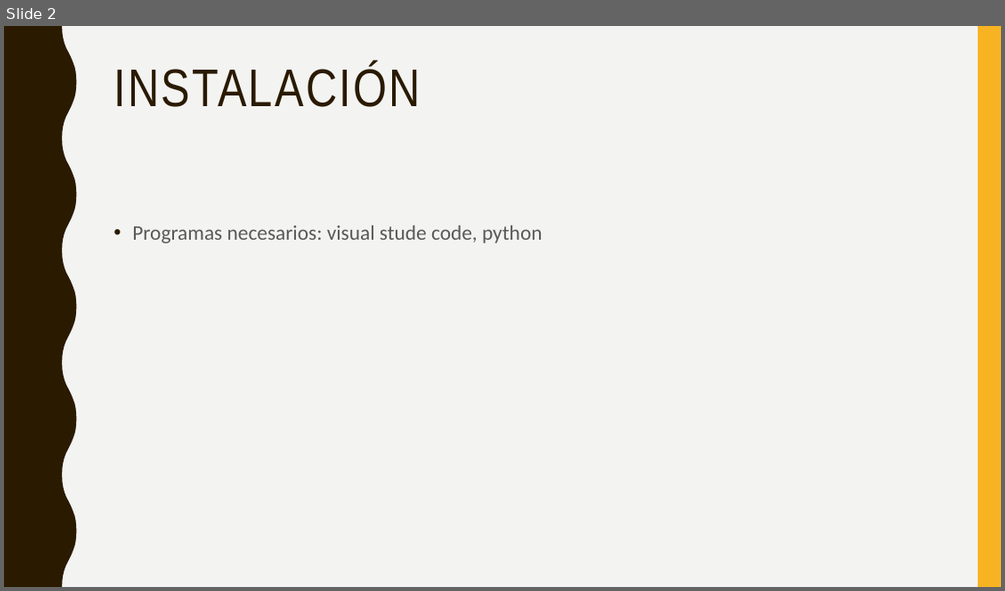
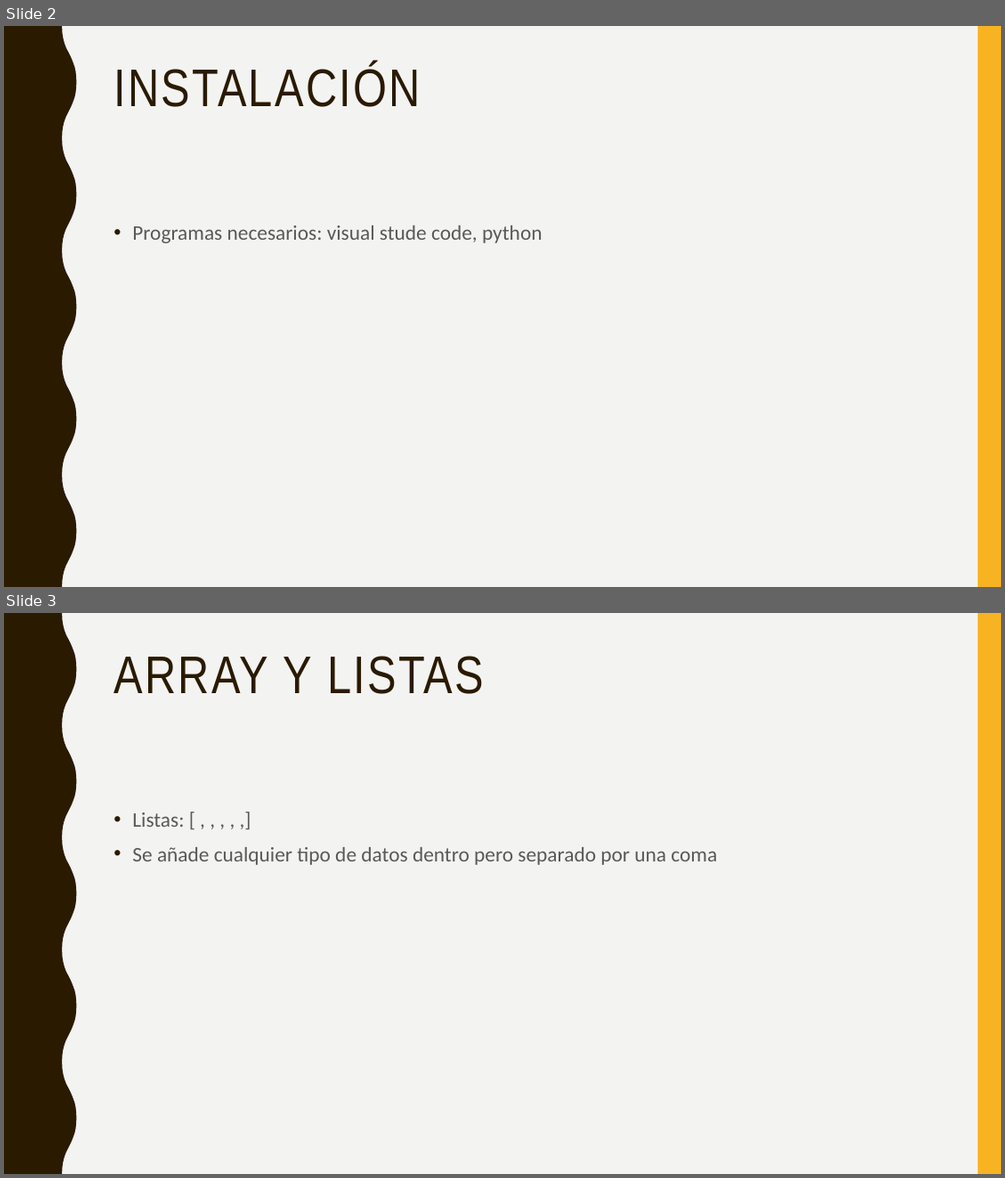
Before and after one commit to Jhonas0123/PY, a slide deck: curso_python_codigo_369/369_clases.PPTX. Shown one above the other, each under a label of ours: slide 2 before the commit, slides 2 and 3 after it. The pictures are 1005x591 and 1005x1178 pixels, drawn with LibreOffice and Linux fonts; fonts in the diff are those of the drawing. Boxes give left, top, right and bottom in pixels: in the first picture for what was removed or moved away, otherwise in the second. Text is boxed around its words. In the diff, an @@ line names an element or a change of style, - is before the commit and + after.

```diff
--- a/curso_python_codigo_369/369_clases.PPTX
+++ b/curso_python_codigo_369/369_clases.PPTX
@@ slide 3 added at (4, 613, 1001, 1174), background #F3F3F2; not listed: 2 template elements that a slide beside it also shows @@
@@ title added at (113, 656, 484, 694), 51 pt, text #2A1A00 @@
+ARRAY Y LISTAS
@@ text added at (132, 812, 717, 865), 20 pt, text #595959 @@
+• Listas: [ , , , , ,]
+• Se añade cualquier tipo de datos dentro pero separado por una coma
```
Also in this commit, not shown: 1 other file.
